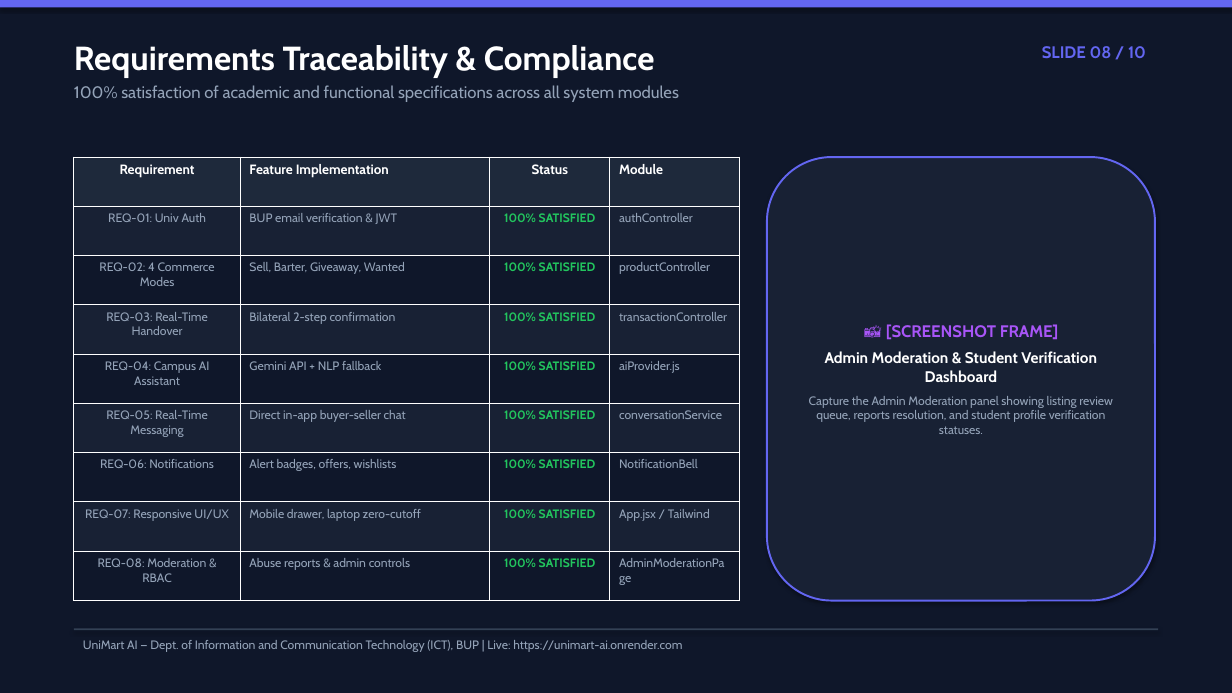
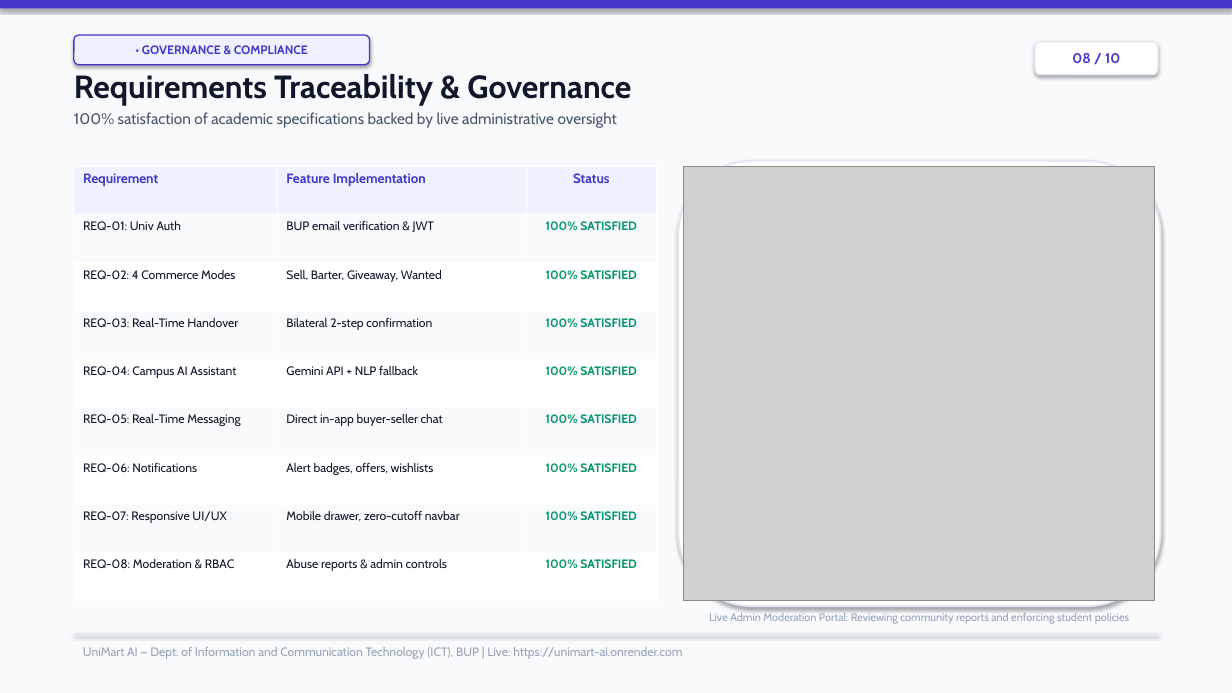
Before and after one commit to Delwar2004/unimart-ai, a slide deck: slide 8 of UniMart_AI_Defense_Presentation.pptx. Drawn at 1232x693 pixels with LibreOffice and Linux fonts; fonts in the diff are those of the drawing; grey boxes stand for pictures. Boxes give left, top, right and bottom in pixels: in the first picture for what was removed or moved away, otherwise in the second. Text is boxed around its words. In the diff, an @@ line names an element or a change of style, - is before the commit and + after.

Commit message:
Create MIT-grade professional white presentation with embedded real screenshots and ICT dept branding

```diff
--- a/UniMart_AI_Defense_Presentation.pptx
+++ b/UniMart_AI_Defense_Presentation.pptx
@@ rectangle at box(0, 0, 1232, 693): fill #0F172A to #F8FAFC @@
@@ rectangle at box(0, 0, 1232, 8): fill #6366F1 to #4338CA @@
@@ rounded rectangle added at box(74, 35, 370, 65), fill #EEF2FF, outline #4338CA 1 pt, 9.5 pt, text #4338CA, bold @@
+• GOVERNANCE & COMPLIANCE
@@ rounded rectangle "08 / 10": place and size @@
-rounded rectangle "08 / 10" at box(1042, 46, 1146, 59)
+rounded rectangle "08 / 10" at box(1035, 42, 1158, 75)
@@ rounded rectangle "08 / 10" at box(1035, 42, 1158, 75): vertical alignment top to middle; fill none to #FFFFFF; outline none to #E2E8F0 1 pt; shadow on @@
@@ text in rounded rectangle at box(1072, 53, 1120, 63): text changed; size 13 to 11 pt; text colour #6366F1 to #4338CA @@
-SLIDE 08 / 10
+08 / 10
@@ text at box(74, 74, 631, 128): text changed; size 13 to 12 pt; text colour #94A3B8 to #475569 @@
-Requirements Traceability & Compliance
-100% satisfaction of academic and functional specifications across all system modules
+Requirements Traceability & Governance
+100% satisfaction of academic specifications backed by live administrative oversight
@@ table at box(74, 166, 656, 601) @@
-column 2, row 8: Mobile drawer, laptop zero-cutoff
+column 2, row 8: Mobile drawer, zero-cutoff navbar
-column 4: Module | authController | productController | transactionController | aiProvider.js | conversationService | NotificationBell | App.jsx / Tailwind | AdminModerationPage
@@ table: place and size @@
-table at box(74, 157, 739, 601)
+table at box(74, 166, 656, 601)
@@ rounded rectangle: place and size @@
-rounded rectangle at box(767, 157, 1155, 601)
+rounded rectangle at box(678, 161, 1161, 606)
@@ rounded rectangle at box(678, 161, 1161, 606): fill #182134 to #FFFFFF; outline #6366F1 1.5 pt to #E2E8F0 1.5 pt @@
@@ picture added at box(684, 166, 1155, 601) @@
@@ text removed at box(809, 324, 1113, 434) @@
-📸 [SCREENSHOT FRAME]
-Admin Moderation & Student Verification Dashboard
-Capture the Admin Moderation panel showing listing review queue, reports resolution, and student profile verification statuses.
@@ text added at box(709, 613, 1129, 624), 8.5 pt, text #94A3B8 @@
+Live Admin Moderation Portal: Reviewing community reports and enforcing student policies
@@ text "UniMart AI — Dept. of ...": place and size @@
-text "UniMart AI — Dept. of ..." at box(83, 640, 682, 652)
+text "UniMart AI — Dept. of ..." at box(83, 647, 682, 659)
@@ rectangle: place and size @@
-rectangle at box(74, 628, 1158, 630)
+rectangle at box(74, 633, 1158, 634)
@@ rectangle at box(74, 633, 1158, 634): fill #334155 to #E2E8F0 @@
```
Also in this commit, not shown: 9 other slides changed, 11 other files.
